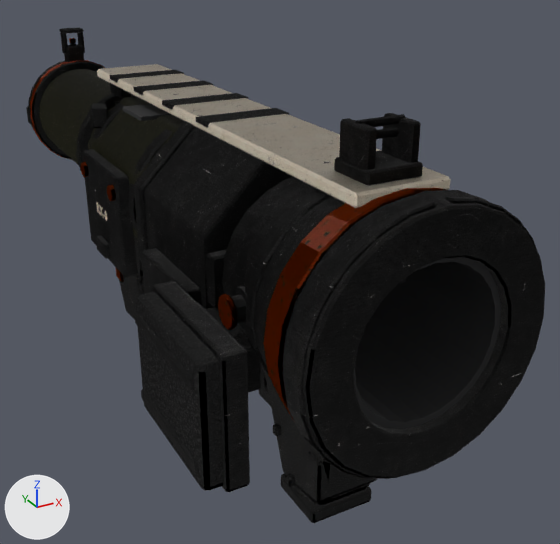
The glTF model docs/design/blender/torch/torch.glb, before and after one commit.
Rendered twice from a 50 mm lens placed at (-0.295, -0.382, 0.318), pointed at (0.078, 0.296, -0.021). Arrows for +X, +Y and +Z are at lower left; the lights stay in place. The first picture is the older version. Where no turn or scale is listed for an object, it has been applied to the vertices. Vertices at exactly the same position are counted once.

In view in the first picture: 'body | gunmetal', 'body | ivory coating', 'body | olive drab', 'body | orange paint', 'body | polymer', 'body | rubber', 'gate | cavity black', 'gate | gunmetal', 'gate | orange paint' and 2 more.
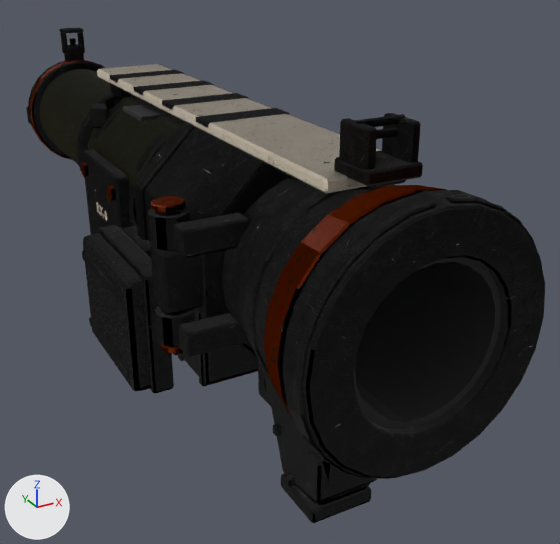
Where the newer file only moved an object's origin or applied its transform, the numbers keep the older frame.

Edits to the bpy script that builds the scene:
```text
Change me_body___gunmetal_merged:
    remove me_body___gunmetal_merged.from_pydata(...)  # 2352 vertices, 4540 faces; spans x -0.136..0.096, y 0.0..0.782, z -0.129..0.209
    add me_body___gunmetal_merged.from_pydata(...)  # 2276 vertices, 4404 faces; spans x -0.136..0.102, y 0.0..0.782, z -0.129..0.209
    me_body___gunmetal_merged part 1: the loose piece of 24 vertices spanning x -0.083..-0.057, y 0.108..0.156, z 0.054..0.096 is scaled about its middle by (1.26, 0.56, 1.2), then moved by (-0.03, 0.003, 0.0)
    me_body___gunmetal_merged part 2: a new loose piece, a 12-sided cylinder along z spanning x -0.114..-0.094, y 0.125..0.145, z 0.018..0.132, in mat_torch___gunmetal
    me_body___gunmetal_merged part 3: the loose piece of 56 vertices spanning x -0.099..-0.069, y 0.126..0.226, z 0.012..0.064 is scaled about its middle by (1, 0.669, 1), then moved by (0.0, 0.079, 0.0)
    me_body___gunmetal_merged part 4: the loose piece of 56 vertices spanning x -0.118..-0.098, y 0.017..0.147, z -0.043..0.067 is moved by (0.0, 0.145, 0.0)
    me_body___gunmetal_merged part 5: the loose piece of 24 vertices spanning x -0.136..-0.108, y 0.026..0.138, z -0.027..-0.017 is moved by (0.0, 0.145, 0.0)
    me_body___gunmetal_merged part 6: the loose piece of 24 vertices spanning x -0.136..-0.108, y 0.026..0.138, z 0.041..0.051 is moved by (0.0, 0.145, 0.0)
    me_body___gunmetal_merged part 7: the loose piece of 24 vertices spanning x -0.09..-0.074, y 0.045..0.129, z 0.014..0.05 is deleted
    me_body___gunmetal_merged part 8: the loose piece of 20 vertices spanning x -0.092..-0.054, y 0.05..0.07, z 0.065..0.085 is deleted
    other edits to the shape of me_body___gunmetal_merged do not show in these pictures
Change me_body___ivory_coating_merged:
    remove me_body___ivory_coating_merged.from_pydata(...)  # 298 vertices, 572 faces; spans x -0.09..0.09, y -0.01..0.786, z 0.03..0.172
    add me_body___ivory_coating_merged.from_pydata(...)  # 298 vertices, 572 faces; spans x -0.09..0.09, y 0.024..0.786, z 0.03..0.172
    me_body___ivory_coating_merged part 9: all 12 vertices in x -0.038..0.038, y -0.01..-0.008, z 0.162..0.172 are moved by (0.0, 0.034, 0.0)
Change me_body___orange_paint_merged:
    remove me_body___orange_paint_merged.from_pydata(...)  # 800 vertices, 1564 faces; spans x -0.095..0.095, y 0.018..0.772, z -0.054..0.178
    add me_body___orange_paint_merged.from_pydata(...)  # 800 vertices, 1564 faces; spans x -0.117..0.093, y 0.018..0.772, z -0.054..0.178
    me_body___orange_paint_merged part 10: 60 of 800 vertices moved; they spanned x 0.091..0.095, y 0.047..0.073, z 0.063..0.087 and now span x -0.117..-0.091, y 0.122..0.148, z 0.014..0.136; mean shift (-0.196, 0.075, 0.051); largest move (0.094, 0.049, 0.082) -> (-0.116, 0.135, 0.136)
    me_body___orange_paint_merged part 11: 60 of 800 vertices moved; they spanned x -0.095..-0.091, y 0.047..0.073, z 0.063..0.087 and now span x -0.117..-0.091, y 0.122..0.148, z 0.014..0.019; mean shift (-0.012, 0.075, -0.058); largest move (-0.092, 0.055, 0.087) -> (-0.11, 0.145, 0.019)
    me_body___orange_paint_merged part 12: 30 kept faces spanning x -0.117..-0.092, y 0.122..0.148, z 0.014..0.136 get new texture (UV) coordinates
Change me_body___rubber_merged:
    remove me_body___rubber_merged.from_pydata(...)  # 376 vertices, 708 faces; spans x -0.134..0.058, y 0.02..0.774, z -0.113..0.172
    add me_body___rubber_merged.from_pydata(...)  # 376 vertices, 708 faces; spans x -0.134..0.058, y 0.076..0.774, z -0.113..0.172
    me_body___rubber_merged part 13: the loose piece of 56 vertices spanning x -0.134..-0.11, y 0.02..0.144, z -0.04..0.064 is moved by (0.0, 0.145, 0.0)
```

Boxes (x1, y1, x2, y2) around the edits, measured in the pictures (560 x 544 px; the box of a moved part takes in the faces that stretch with it):
'body | rubber', reshaped
    before: (110, 70, 296, 490)
    after: (83, 70, 296, 487)
'body | ivory coating', reshaped
    before: (96, 64, 450, 221)
    after: (96, 64, 381, 221)
part 1 of me_body___gunmetal_merged, moved or reshaped
    before: (206, 250, 226, 307)
    after: (150, 246, 203, 315)
part 2 of me_body___gunmetal_merged, added (mostly hidden)
    after: (155, 210, 186, 347)
part 3 of me_body___gunmetal_merged, moved or reshaped
    before: (141, 248, 202, 305)
    after: (120, 225, 151, 258)
part 4 of me_body___gunmetal_merged, moved or reshaped
    before: (152, 281, 250, 492)
    after: (97, 225, 174, 393)
part 5 of me_body___gunmetal_merged, moved or reshaped
    before: (141, 389, 199, 475)
    after: (89, 317, 130, 378)
part 6 of me_body___gunmetal_merged, moved or reshaped
    before: (135, 312, 194, 391)
    after: (82, 250, 123, 306)
part 7 of me_body___gunmetal_merged, deleted
    before: (201, 305, 261, 392)
part 8 of me_body___gunmetal_merged, deleted
    before: (231, 295, 246, 324)
part 9 of me_body___ivory_coating_merged, moved or reshaped
    before: (323, 167, 450, 208)
    after: (323, 176, 366, 193)
part 10 of me_body___orange_paint_merged, moved or reshaped (not visible before)
    after: (151, 196, 186, 213)
part 11 of me_body___orange_paint_merged, moved or reshaped
    before: (218, 294, 238, 330)
    after: (161, 344, 184, 354)
part 12 of me_body___orange_paint_merged, surface changed
    before: (219, 294, 233, 327)
    after: (159, 205, 183, 354)
part 13 of me_body___rubber_merged, moved or reshaped
    before: (136, 292, 224, 490)
    after: (83, 234, 151, 391)
'mag | polymer', unchanged, uncovered by the edit
    after: (178, 309, 258, 387)
